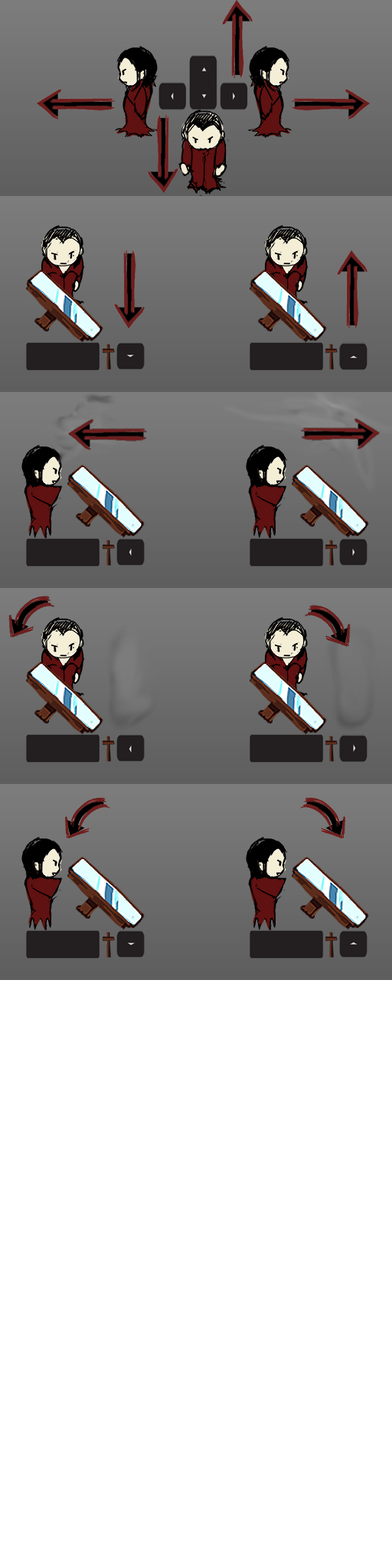
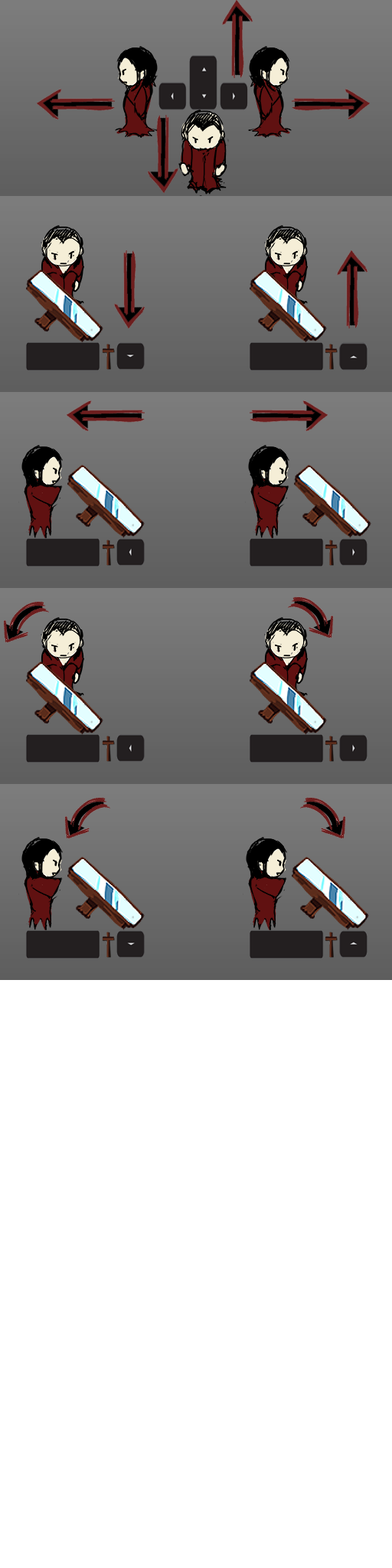
Two versions of the same layered image (392x1568). Layer-by-layer changes:
renamed "Push_pull_horizontal" to "tutorial_push_pull_2.png", painted on it over (x1=51, y1=392, x2=392, y2=539)
renamed "Pasted Layer #1" to "tutorial_rotation_2.png", painted on it over (x1=3, y1=595, x2=376, y2=763)
removed layer "Pasted Layer" over (x1=8, y1=595, x2=55, y2=638)
removed layer "Rotate_vertical" over (x1=3, y1=595, x2=376, y2=763)
